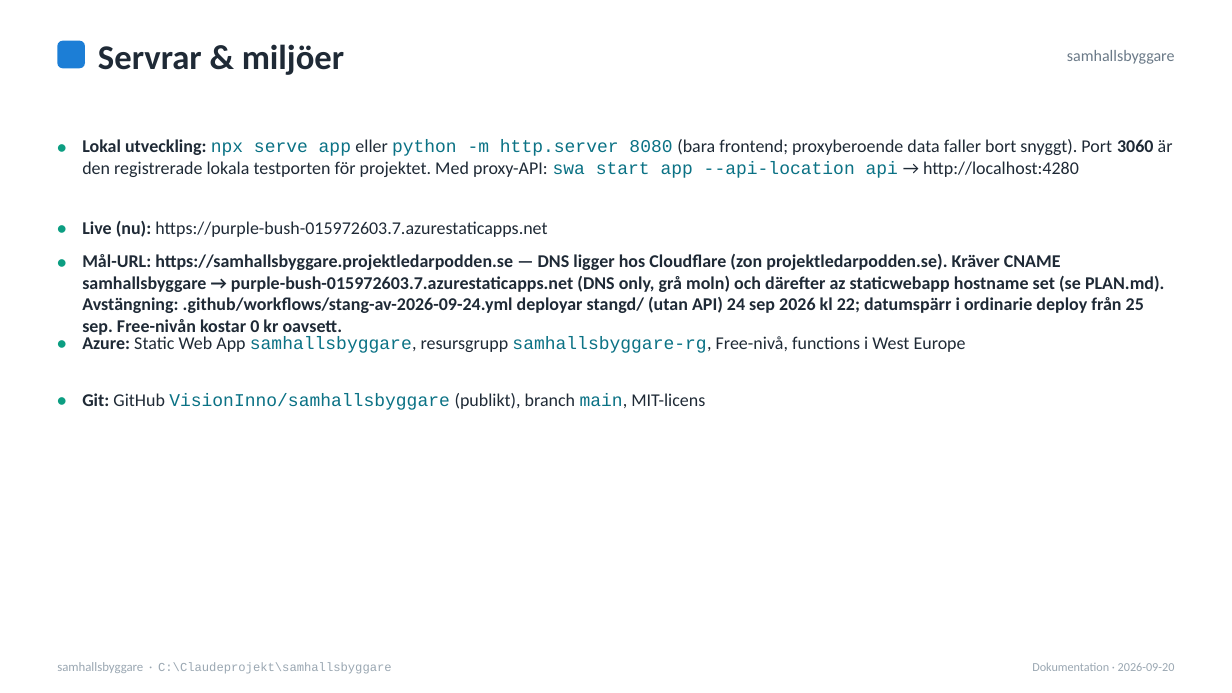
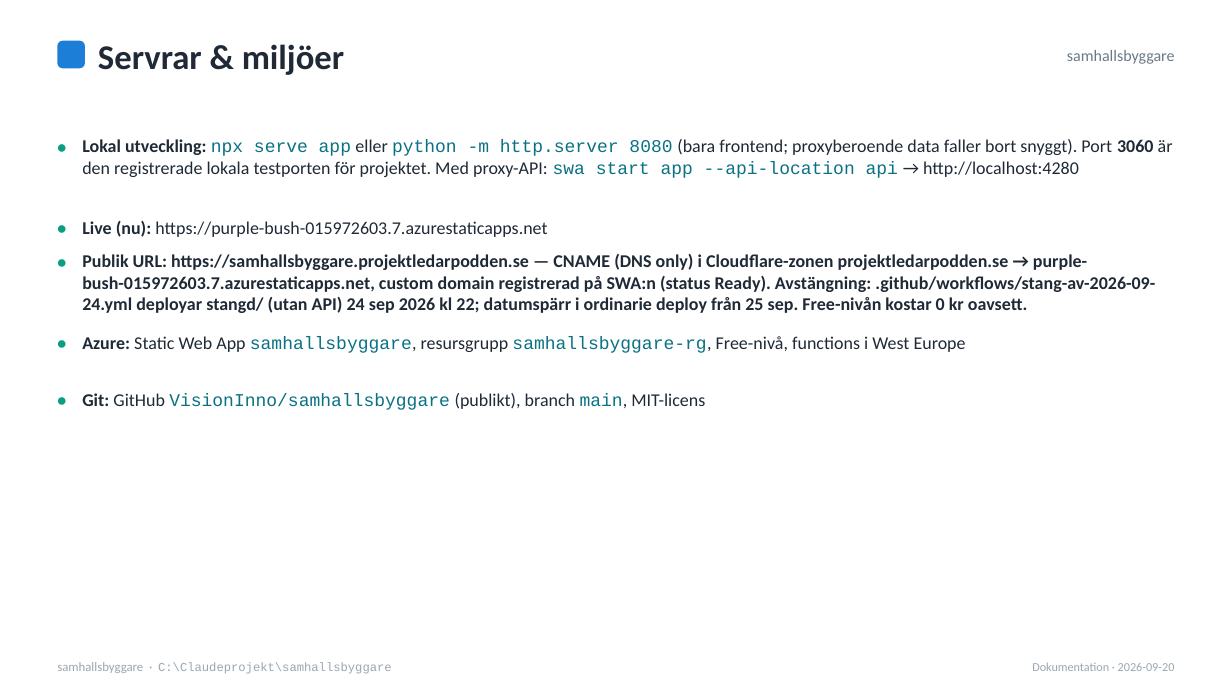
Before and after one commit to VisionInno/samhallsbyggare, a slide deck: slide 6 of samhallsbyggare-dokumentation.pptx. Drawn at 1232x693 pixels with LibreOffice and Linux fonts; fonts in the diff are those of the drawing. Boxes give left, top, right and bottom in pixels: in the first picture for what was removed or moved away, otherwise in the second. Text is boxed around its words. In the diff, an @@ line names an element or a change of style, - is before the commit and + after.

```diff
--- a/samhallsbyggare-dokumentation.pptx
+++ b/samhallsbyggare-dokumentation.pptx
@@ text at (82, 254, 1155, 313): text changed @@
-Mål-URL: https://samhallsbyggare.projektledarpodden.se — DNS ligger hos Cloudflare (zon projektledarpodden.se). Kräver CNAME samhallsbyggare → purple-bush-015972603.7.azurestaticapps.net (DNS only, grå moln) och därefter az staticwebapp hostname set (se PLAN.md). Avstängning: .github/workflows/stang-av-2026-09-24.yml deployar stangd/ (utan API) 24 sep 2026 kl 22; datumspärr i ordinarie deploy från 25 sep. Free-nivån kostar 0 kr oavsett.
+Publik URL: https://samhallsbyggare.projektledarpodden.se — CNAME (DNS only) i Cloudflare-zonen projektledarpodden.se → purple-bush-015972603.7.azurestaticapps.net, custom domain registrerad på SWA:n (status Ready). Avstängning: .github/workflows/stang-av-2026-09-24.yml deployar stangd/ (utan API) 24 sep 2026 kl 22; datumspärr i ordinarie deploy från 25 sep. Free-nivån kostar 0 kr oavsett.
```
Also in this commit, not shown: 2 other slides changed, 6 other files.
